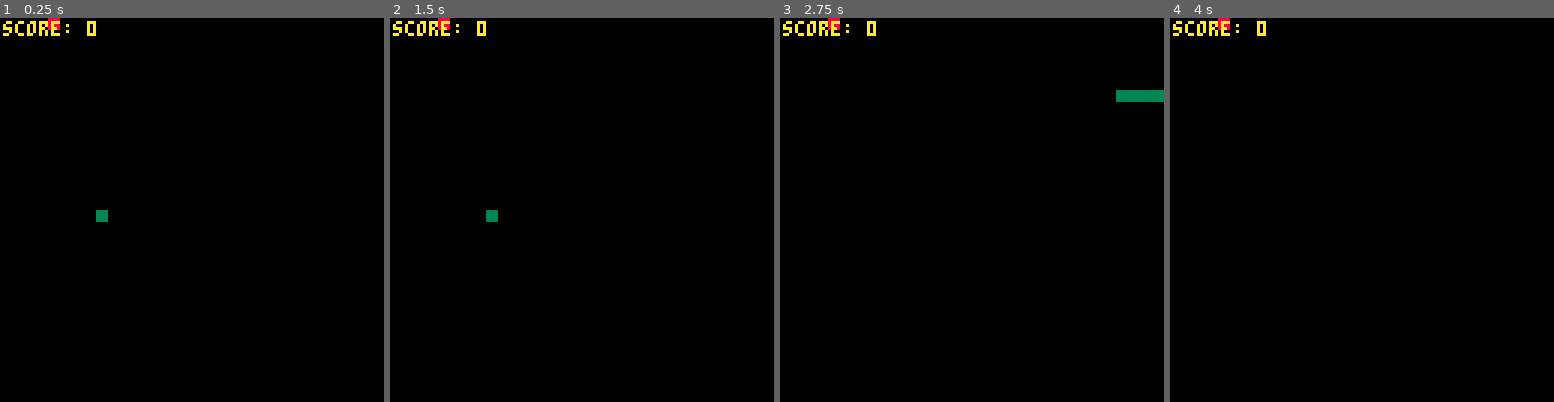
Above: before the commit, frames 1-4 (left to right).
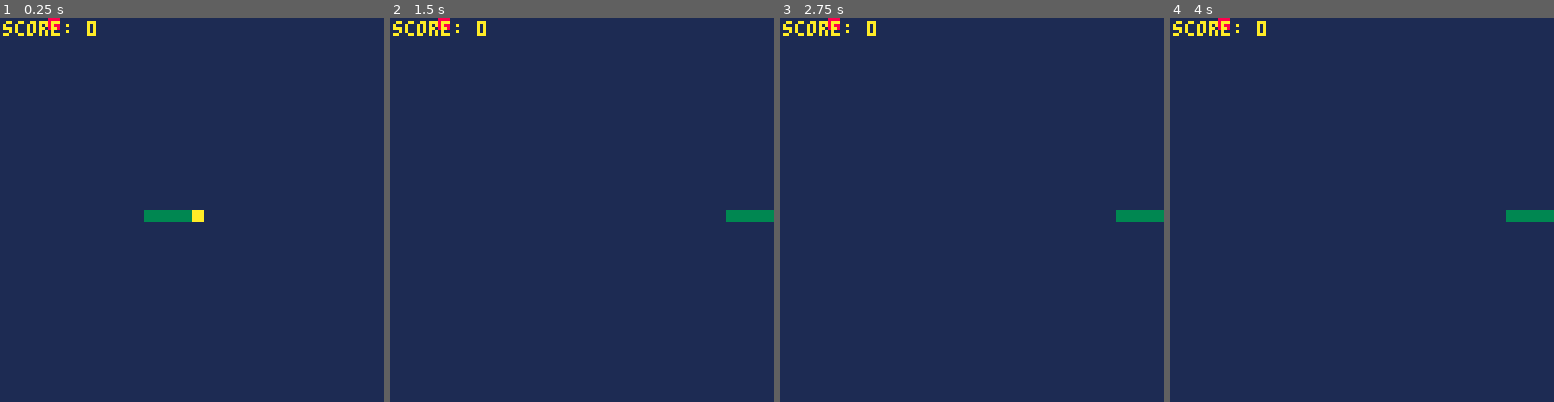
Above: after the commit, the same moments.

Repository: erikyuzwa/snake-pico8
Game: PICO-8 cartridge snake.p8
The game is run twice, just before and just after one commit, with the same random seed, the same clock (stepped at 60 frames per second) and the same inputs.
Inputs:
- Up to frame 1 (0.25 s): no input
- Up to frame 2 (1.5 s): no input
- Up to frame 3 (2.75 s): hold Right 1.6-2.1 s; hold Up 2.15-2.42 s; hold Right from 2.47 s (still down)
- Up to frame 4 (4 s): release Right at 3.03 s; hold Left 3.08-3.58 s; hold Down 3.63-3.97 s

The runs differ from the first frame. In frame 1, 100% of the frame differs, in the area x 0-100%, y 0-100%; in frame 2, 100%; in frame 3, 100%; in frame 4, 100%.

Commit message:
Update snake.p8
- updated basic wall collision

Diff:
--- a/snake.p8
+++ b/snake.p8
@@ -16,6 +16,9 @@
 fruit_y=0
 fruit_color=8
 
+difficulty=5
+
+
 function draw_fruit()
  rectfill(fruit_x,fruit_y,fruit_x+(tile_size-1),fruit_y+(tile_size-1),fruit_color)
 end
@@ -35,7 +38,7 @@
  print("score: "..score,1,1)
 end
 
-function do_input()
+function update_input()
  if(btn(0) and (not(x_dir==1 and y_dir==0))) then
    --move left
    x_dir=-1
@@ -89,24 +92,37 @@
 
 end
 
+function is_wall_collision()
+ if(x[1] > 127 or x[1] < 0 or y[1] < 0 or y[1] > 127) then
+  return true
+ end
+ return false
+end
+
+
 
 function _init()
 
 x[1]=tile_size*(tile_num/4)
 y[1]=tile_size*(tile_num/2)
 
-for i=2,5 do
+for i=2,difficulty do
  x[i]=((x[i-1]/tile_size)-1)*tile_size
  y[i]=y[1]
 end
 
+x_dir=1
 
 update_fruit()
 
 end
 
 function _update()
- do_input()
+ if is_wall_collision() then
+   return
+ end
+
+ update_input()
 
  local collide=false
  collide=is_fruit_collision()
@@ -126,7 +142,7 @@
 end
 
 function _draw()
-  cls()
+  cls(1)
   draw_snake()
   draw_fruit()
   draw_score()
Not shown, changed: 129 lines of the sprite sheet (__gfx__) section of snake.p8
Not shown, changed: the thumbnail (__label__) section of snake.p8
